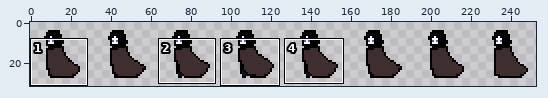
A sprite sheet gets an edit: godot-game/test_sprites/AssassinIdle-SheetLEFT.png. The first picture is a wide view before the edit; the outline marks the close-up.
Close-up. Before the commit:
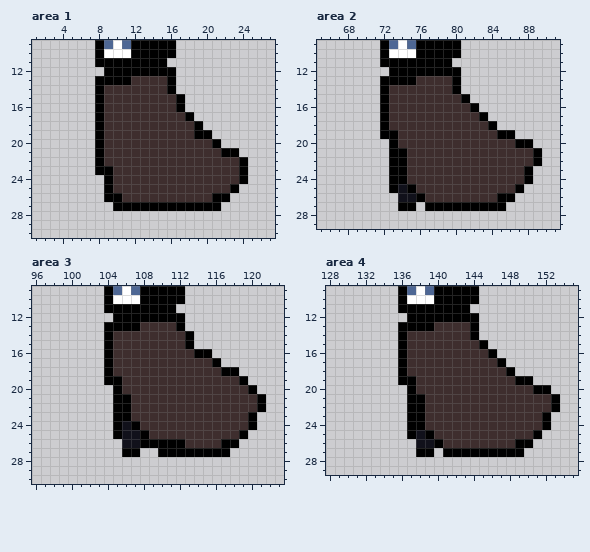
The file is 512x64 pixels, drawn in blocks of 2x2; one block is one cell here. Shown: area 1: x 1..27, y 9..30; area 2: x 65..91, y 9..29; area 3: x 96..123, y 9..30; area 4: x 128..155, y 9..29. The wide view leaves out empty margins. The commit also changed other parts of the picture, which this record leaves out.
After the commit:
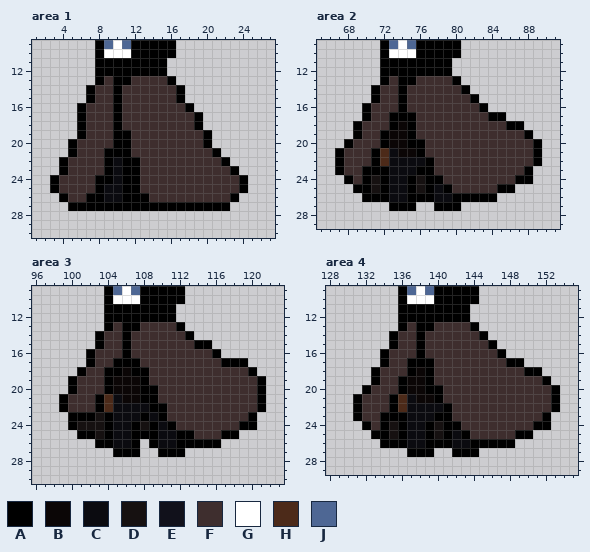
Palette (. is transparent): A #000000  B #0b0606  C #0b0b10  D #161111  E #11111b  F #3e2e2e  G #ffffff  H #4c2a19  J #4e6794
The edit:
Changed rows in their new state; - is an unchanged pixel.
Area 1:
first column x 3:
12 -----A-------.--------
13 ------F---------------
14 ----AF-A-----FA-------
15 ----AF-A--------------
16 ---AFF-A------FA------
17 ---AFF-A-------FA-----
18 ---AFF-A--------------
19 ---AFF-AA-------F-----
20 --AFFF-AA--------A.---
21 --AFFFAAA---------A..-
22 -AFFFFACAA---------A..
23 -AFFFF-CAA----------A.
24 AFFFFA-CAA------------
25 AFFFFACCAA----------FA
26 -AFFAACCAAA-------FFA-
27 --AAAAA------------A--
Area 2:
first column x 67:
12 -----A-------.---------
13 ------F----------------
14 ----AF-A-----FA--------
15 ----AF-A------FA-------
16 ---AFF-A-------FA------
17 ---AFFAAA-------FAA----
18 --AFFFABA--------FFAA--
19 --AFF-BBA---------FFFA-
20 -AFFFABBAA----------FFA
21 AFFFAHCBBA-------------
22 AFFFAHCCCCA------------
23 AFFAAACCCAA------------
24 -AFADACCADAA--------A--
25 --AADACC-DACA-----AA.--
26 ---AAACCA-ACCAAAAA..---
27 ------A---.---.....----
Area 3:
first column x 99:
12 -----A-------.---------
13 ------F----------------
14 ----AF-A---------------
15 ----AF-A------FAA------
16 ---AFF-A-------FFA-----
17 ---AFFAAA--------FAAA--
18 --AFF-ABAA--------FFFA-
19 -AFFF-BBBA----------FFA
20 -AFFFABBBAA----------FA
21 AFFFAHCBBAA------------
22 AFFFAHCCCCAA-----------
23 -AAADACCCACA-----------
24 -ADDDACC-DACA-------A--
25 --AADACCA-ACCAA---AA.--
26 ----AACCA.-CC-AAAA..---
27 ------A-------.....----
Area 4:
first column x 131:
12 -----A-------.---------
13 ------F----------------
14 ----AF-A-----FA--------
15 ----AF-A------FA-------
16 ---AFF-A-------FA------
17 ---AFFAAA-------FAA----
18 --AFFFABA--------FFAA--
19 --AFF-BBA---------FFFA-
20 -AFFFABBAA----------FFA
21 AFFFAHCBBA-------------
22 AFFFAHCCCCA------------
23 AFFAAACCCAA------------
24 -AFADACCADAA--------A--
25 --AADACC-DACA-----AA.--
26 ---AAACCA-ACCAAAAA..---
27 ------A---.---.....----
Where, in picture pixels (left, top, right, bottom), the same in both close-ups:
changed: (50, 67, 149, 211)
changed: (167, 67, 248, 211)
changed: (335, 67, 542, 211)
changed: (59, 313, 266, 457)
changed: (353, 313, 560, 457)
